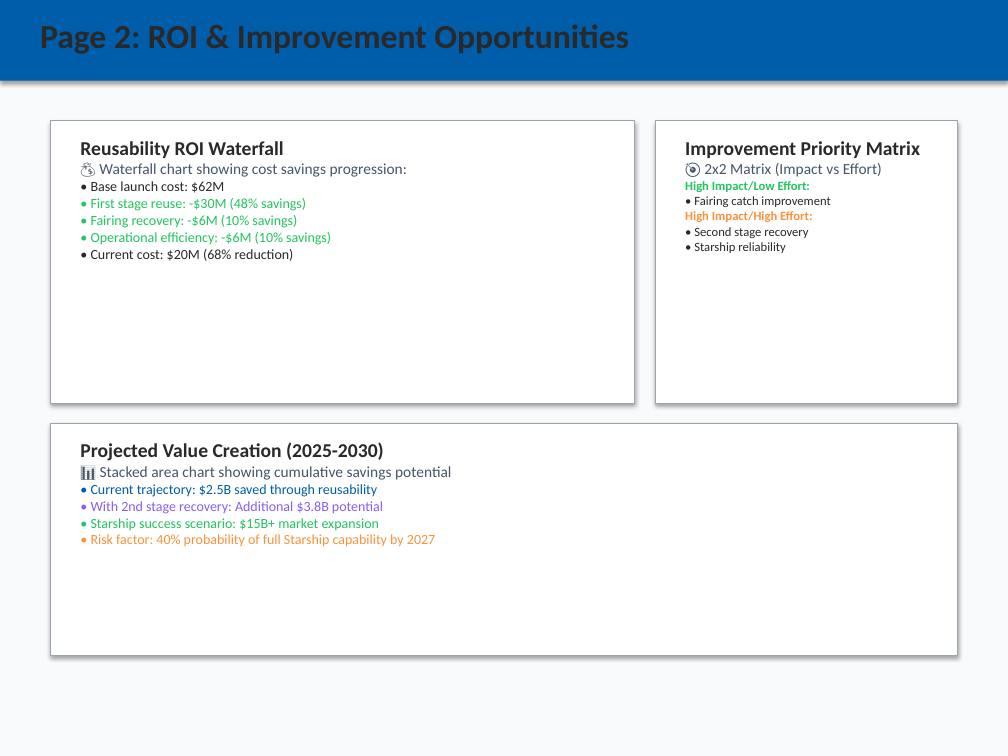
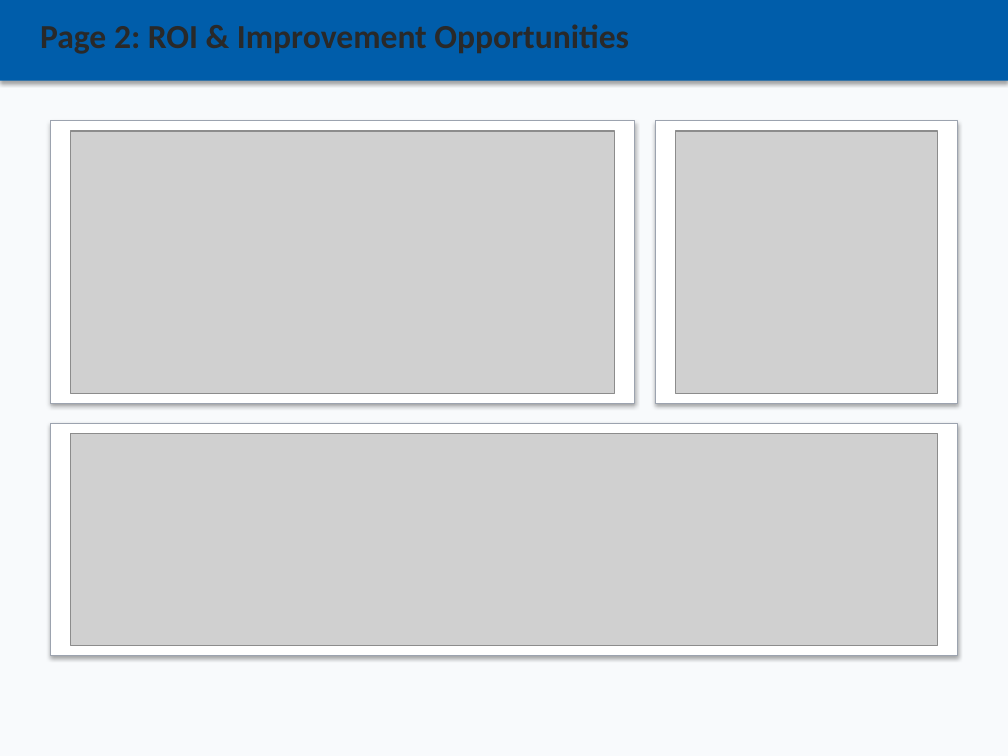
Before and after one commit to jsperson/newman_dataviz, a slide deck: slide 4 of module8/SpaceX_PowerBI_Dashboard_Design.pptx. Drawn at 1008x756 pixels with LibreOffice and Linux fonts; fonts in the diff are those of the drawing; grey boxes stand for pictures. Boxes give left, top, right and bottom in pixels: in the first picture for what was removed or moved away, otherwise in the second. Text is boxed around its words. In the diff, an @@ line names an element or a change of style, - is before the commit and + after.

```diff
--- a/module8/SpaceX_PowerBI_Dashboard_Design.pptx
+++ b/module8/SpaceX_PowerBI_Dashboard_Design.pptx
@@ picture added at box(71, 131, 615, 393) @@
@@ text removed at box(80, 141, 331, 261) @@
-Reusability ROI Waterfall
-💰 Waterfall chart showing cost savings progression:
-• Base launch cost: $62M
-• First stage reuse: -$30M (48% savings)
-• Fairing recovery: -$6M (10% savings)
-• Operational efficiency: -$6M (10% savings)
-• Current cost: $20M (68% reduction)
@@ picture added at box(675, 131, 937, 393) @@
@@ text removed at box(685, 141, 920, 253) @@
-Improvement Priority Matrix
-🎯 2x2 Matrix (Impact vs Effort)
-High Impact/Low Effort:
-• Fairing catch improvement
-High Impact/High Effort:
-• Second stage recovery
-• Starship reliability
@@ picture added at box(71, 433, 937, 645) @@
@@ text removed at box(80, 442, 451, 547) @@
-Projected Value Creation (2025-2030)
-📊 Stacked area chart showing cumulative savings potential
-• Current trajectory: $2.5B saved through reusability
-• With 2nd stage recovery: Additional $3.8B potential
-• Starship success scenario: $15B+ market expansion
-• Risk factor: 40% probability of full Starship capability by 2027
```
Also in this commit, not shown: 2 other slides changed.
